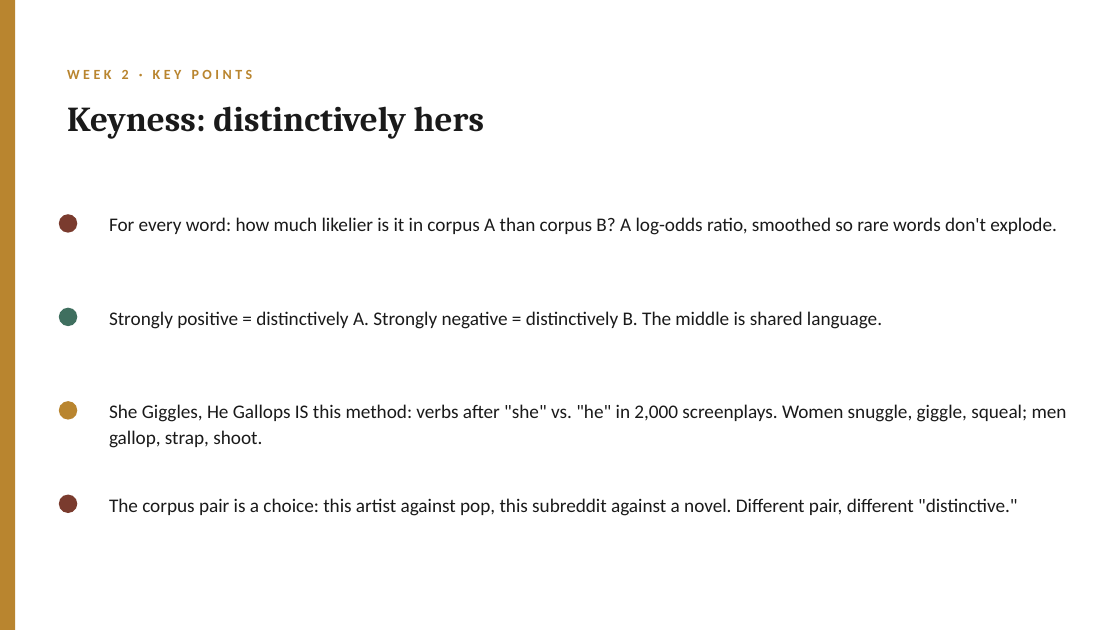
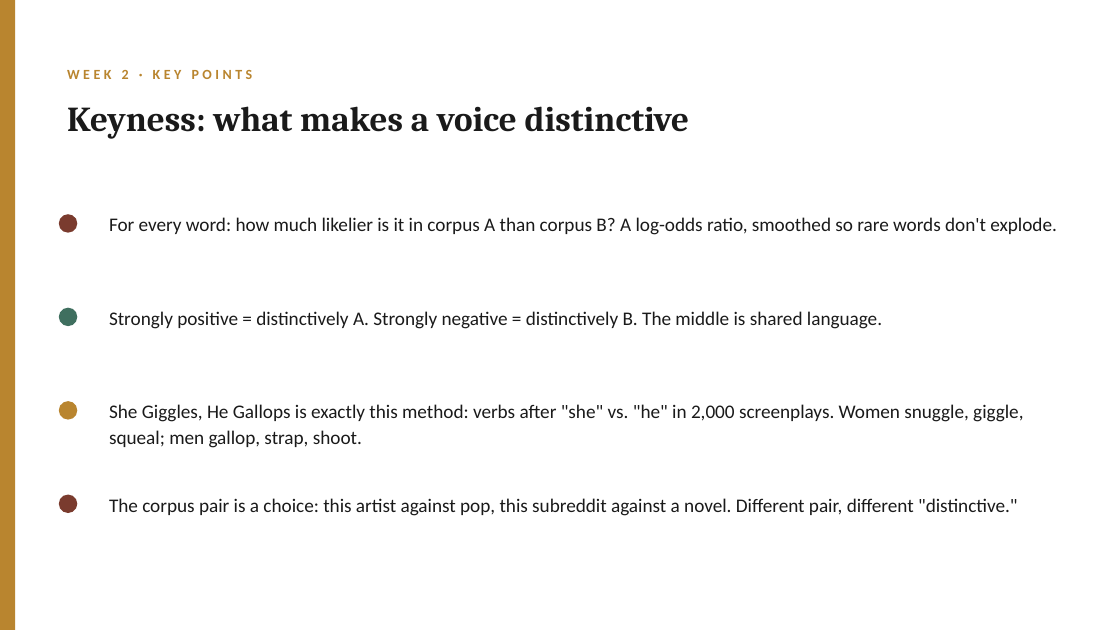
Before and after one commit to lucianli123/culture-as-data-2026, a slide deck: slide 6 of slides/pptx/week-02.pptx. Drawn at 1120x630 pixels with LibreOffice and Linux fonts; fonts in the diff are those of the drawing. Boxes give left, top, right and bottom in pixels: in the first picture for what was removed or moved away, otherwise in the second. Text is boxed around its words. In the diff, an @@ line names an element or a change of style, - is before the commit and + after.

```diff
--- a/slides/pptx/week-02.pptx
+++ b/slides/pptx/week-02.pptx
@@ text at [67,106,689,139]: text changed @@
-Keyness: distinctively hers
+Keyness: what makes a voice distinctive
@@ text at [109,404,1023,448]: text changed @@
-She Giggles, He Gallops IS this method: verbs after "she" vs. "he" in 2,000 screenplays. Women snuggle, giggle, squeal; men gallop, strap, shoot.
+She Giggles, He Gallops is exactly this method: verbs after "she" vs. "he" in 2,000 screenplays. Women snuggle, giggle, squeal; men gallop, strap, shoot.
```
Also in this commit, not shown: 7 other slides changed, 37 other files.
